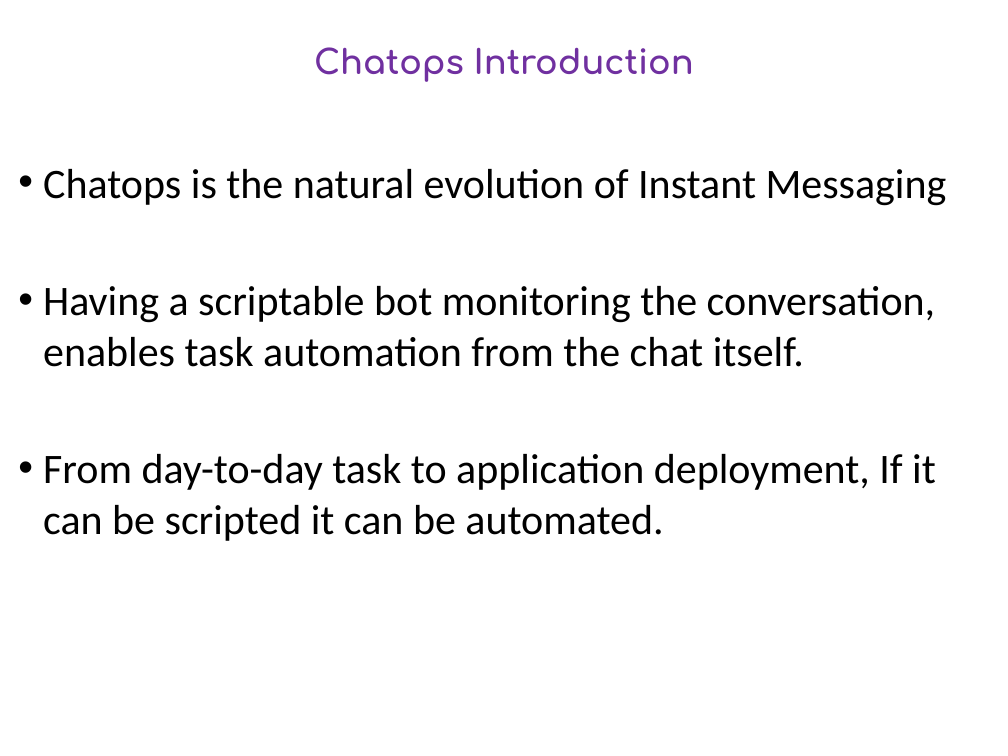
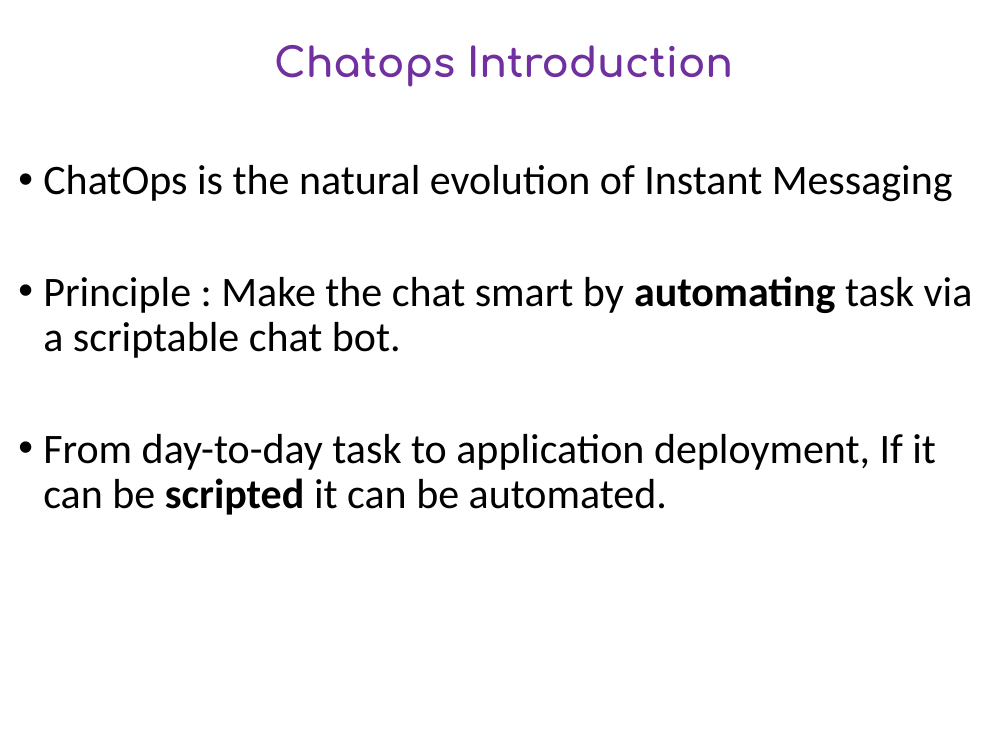
Before and after one commit to DevOpsPlayground/Hands-on-with-ChatOps, a slide deck: slide 4 of devops_playground_intro.pptx (slide 3 before the commit). Drawn at 1008x756 pixels with LibreOffice and Linux fonts; fonts in the diff are those of the drawing; background and template pictures are left out. Boxes give left, top, right and bottom in pixels: in the first picture for what was removed or moved away, otherwise in the second. Text is boxed around its words. In the diff, an @@ line names an element or a change of style, - is before the commit and + after.

```diff
--- a/devops_playground_intro.pptx
+++ b/devops_playground_intro.pptx
@@ title "Chatops Introduction" at bbox=[274, 45, 733, 86]: size 24 to 29 pt; line spacing 1 to 0.9; vertical alignment top to middle @@
@@ text at bbox=[43, 165, 973, 358]: text changed @@
-• Chatops is the natural evolution of Instant Messaging
-• Having a scriptable bot monitoring the conversation, enables task automation from the chat itself.
+• ChatOps is the natural evolution of Instant Messaging
+• Principle : Make the chat smart by automating task via a scriptable chat bot.
@@ text at bbox=[43, 434, 936, 515]: bold on in "scripted"; line spacing 1 to 0.9; more space between paragraphs @@
```
Also in this commit, not shown: 5 other slides changed, 1 slide added, 3 other files.
